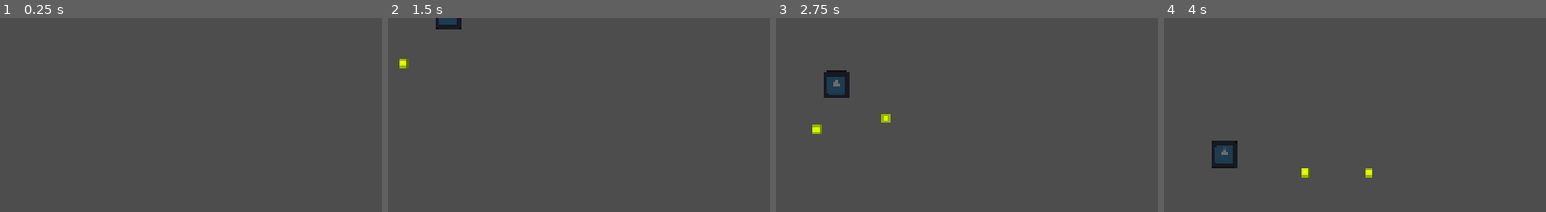
Above: before the commit, frames 1-4 (left to right).
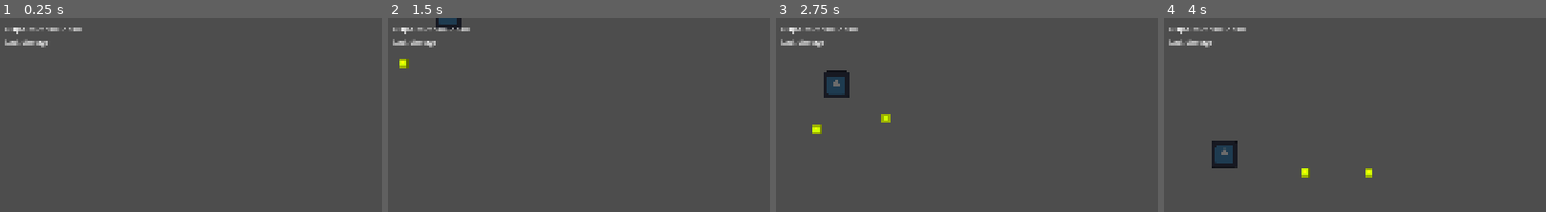
Above: after the commit, the same moments.

Repository: cyberpawwswo/povidlov_game
Game: Godot game, scene res://player/cocoon/Cocoon_defence.tscn
Same seed, same stepped clock (60 frames per second), same inputs: the game is played once before the commit and once after it. The project has no main scene, so this scene is started directly. The engine's default icon, where the game draws it, is replaced by a stand-in: a white triangle on a blue panel in a dark square.
Inputs (mouse positions are % of the whole screen's width and height, from its top left):
- Up to frame 1 (0.25 s): no input
- Up to frame 2 (1.5 s): tap Enter (ui_accept) at 0.5, 0.77, 1.25 s; move the mouse to (72, 50) at 0.52 s; hold Right (ui_right) from 0.53 s (still down); click (72, 50) at 0.6 s; move the mouse to (30, 61) at 1.27 s; click (30, 61) at 1.35 s
- Up to frame 3 (2.75 s): tap Enter (ui_accept) at 1.52 s; move the mouse to (60, 31) at 2.02 s; release Right (ui_right) at 2.03 s; hold Left (ui_left) from 2.03 s (still down); click (60, 31) at 2.1 s
- Up to frame 4 (4 s): move the mouse to (45, 77) at 2.77 s; release Left (ui_left) at 2.78 s; hold Right (ui_right) from 2.78 s (still down); click (45, 77) at 2.85 s; tap Enter (ui_accept) at 3.02, 3.77 s; move the mouse to (80, 72) at 3.52 s; click (80, 72) at 3.6 s
The pictures show only the part of the screen within x 0-50%, y 0-50%; the shares and areas given below are measured in that part.

The runs differ from the first frame. In frame 1, 0.6% of the frame differs, in the area x 1-22%, y 4-16%; in frame 2, 0.6%; in frame 3, 0.6%; in frame 4, 0.6%.

Commit message:
add damage

Diff:
--- a/player/cocoon/Bee.gd
+++ b/player/cocoon/Bee.gd
@@ -4,10 +4,17 @@
 @export var impulse_decay := 1200.0
 @export var max_impulse := 1600.0
 @export var despawn_margin := 120.0
+@export var attack_range := 44.0
+@export var attack_damage := 5
+@export var first_attack_delay := 0.2
+@export var attack_interval := 0.8
 
 var target: Node2D
 var impulse: Vector2 = Vector2.ZERO
 var _despawn_when_offscreen := false
+
+var _attack_cd := 0.0
+var _attack_first_pending := true
 
 
 func _ready() -> void:
@@ -25,13 +32,25 @@
 		impulse = impulse.normalized() * max_impulse
 
 	var base_velocity := Vector2.ZERO
+	var can_attack := false
 	if target != null:
 		var to_t := target.global_position - global_position
-		if to_t.length() > 0.001:
+		var dist := to_t.length()
+		can_attack = dist <= attack_range
+		if dist > 0.001:
 			base_velocity = to_t.normalized() * speed
 
 	velocity = base_velocity + impulse
 	move_and_slide()
+
+	if target != null:
+		if can_attack:
+			if _attack_first_pending and _attack_cd <= 0.000001:
+				_attack_cd = first_attack_delay
+				_attack_first_pending = false
+			_tick_attack(delta)
+		else:
+			_reset_attack_schedule()
 
 	if _despawn_when_offscreen:
 		var r := get_viewport().get_visible_rect()
@@ -39,3 +58,22 @@
 		if not r.has_point(global_position):
 			print("Bee despawned (offscreen): ", name, " at ", global_position)
 			queue_free()
+
+
+func _reset_attack_schedule() -> void:
+	_attack_first_pending = true
+	_attack_cd = 0.0
+
+
+func _tick_attack(delta: float) -> void:
+	if target == null:
+		return
+	if not target.has_method("take_damage"):
+		return
+
+	_attack_cd -= delta
+	if _attack_cd > 0.0:
+		return
+
+	target.call("take_damage", attack_damage)
+	_attack_cd = attack_interval
--- /dev/null
+++ b/player/cocoon/PupaHUD.tscn
@@ -0,0 +1,31 @@
+[gd_scene format=3 uid="uid://cvxqpfdyqmkhs"]
+
+[ext_resource type="Script" path="res://player/cocoon/pupa_hud.gd" id="1_hud"]
+
+[node name="PupaHUD" type="CanvasLayer"]
+layer = 50
+script = ExtResource("1_hud")
+
+[node name="Root" type="MarginContainer" parent="."]
+anchors_preset = 1
+anchor_left = 0.0
+anchor_top = 0.0
+anchor_right = 0.0
+anchor_bottom = 0.0
+offset_left = 12.0
+offset_top = 12.0
+offset_right = 420.0
+offset_bottom = 90.0
+
+[node name="VBox" type="VBoxContainer" parent="Root"]
+layout_mode = 2
+
+[node name="HP" type="Label" parent="Root/VBox"]
+layout_mode = 2
+theme_override_font_sizes/font_size = 22
+text = "Pupa HP: -- / --"
+
+[node name="Damage" type="Label" parent="Root/VBox"]
+layout_mode = 2
+theme_override_font_sizes/font_size = 18
+text = "Last damage: --"
--- a/player/cocoon/Spider.gd
+++ b/player/cocoon/Spider.gd
@@ -8,6 +8,9 @@
 @export var attack_speed := 220.0
 @export var attack_distance := 34.0
 @export var direct_attack_x_tolerance := 18.0
+@export var attack_damage := 10
+@export var first_attack_delay := 0.1
+@export var attack_interval := 0.5
 
 var state: State = State.DESCENDING
 
@@ -17,6 +20,9 @@
 
 var _web_cut := false
 var _web_line: Line2D
+
+var _attack_cd := 0.0
+var _attack_first_pending := true
 
 
 func _ready() -> void:
@@ -33,9 +39,7 @@
 
 
 func _physics_process(delta: float) -> void:
-	if target != null and state == State.DESCENDING and not _web_cut:
-		if abs(global_position.x - target.global_position.x) <= direct_attack_x_tolerance:
-			state = State.ATTACKING
+	var prev_state := state
 
 	match state:
 		State.DESCENDING:
@@ -63,12 +67,21 @@
 			if target == null:
 				state = State.WALKING
 				return
+
 			var to_t := target.global_position - global_position
-			if to_t.length() <= attack_distance:
-				velocity = Vector2.ZERO
-			else:
+			var in_range := _is_in_attack_range(to_t)
+			if not in_range:
+				_reset_attack_schedule()
 				velocity = to_t.normalized() * attack_speed
 				global_position += velocity * delta
+			else:
+				_tick_attack(delta)
+				# keep pressing into range while descending from above
+				if global_position.y > target.global_position.y:
+					velocity = Vector2(0.0, -absf(attack_speed))
+					global_position += velocity * delta
+				else:
+					velocity = Vector2.ZERO
 
 		State.FALLING:
 			if not _web_cut:
@@ -77,11 +90,48 @@
 			velocity.y += gravity * delta
 			global_position += velocity * delta
 
+	if prev_state != state and state == State.ATTACKING:
+		_arm_first_attack()
+
 
 func cut_web() -> void:
 	if state == State.FALLING:
 		return
 	state = State.FALLING
+
+
+func _is_in_attack_range(to_target: Vector2) -> bool:
+	if target == null:
+		return false
+	if abs(global_position.y - platform_top_y) > 0.5:
+		return to_target.length() <= attack_distance
+	return absf(to_target.x) <= attack_distance
+
+
+func _arm_first_attack() -> void:
+	_attack_first_pending = true
+	_attack_cd = first_attack_delay
+
+
+func _reset_attack_schedule() -> void:
+	_attack_first_pending = true
+	_attack_cd = 0.0
+
+
+func _tick_attack(delta: float) -> void:
+	if target == null:
+		return
+	if not target.has_method("take_damage"):
+		return
+
+	_attack_cd -= delta
+	if _attack_cd > 0.0:
+		return
+
+	target.call("take_damage", attack_damage)
+	if _attack_first_pending:
+		_attack_first_pending = false
+	_attack_cd = attack_interval
 
 
 func _update_web_line() -> void:
--- a/player/cocoon/cocoon.gd
+++ b/player/cocoon/cocoon.gd
@@ -4,6 +4,7 @@
 @export var bee_scene: PackedScene = preload("res://player/cocoon/bee.tscn")
 @export var pshik_scene: PackedScene = preload("res://player/cocoon/Pshik.tscn")
 @export var scissors_scene: PackedScene = preload("res://player/cocoon/scissors.tscn")
+@export var pupa_hud_scene: PackedScene = preload("res://player/cocoon/PupaHUD.tscn")
 
 @export var spider_spawn_y := -50.0
 @export var bee_spawn_margin := 60.0
@@ -13,8 +14,8 @@
 @export var min_spawn_interval := 0.25
 @export var difficulty_ramp := 0.02 # seconds/second
 
-@export var spray_radius := 600.0
-@export var spray_strength := 1000.0
+@export var spray_radius := 650.0
+@export var spray_strength := 1050.0
 
 @onready var pupa: Node2D = $Pupa
 @onready var platform: Node2D = $Platform
@@ -41,6 +42,7 @@
 	_cut_prev_mouse = get_global_mouse_position()
 	_cut_has_prev = false
 	_setup_scissors()
+	_setup_hud()
 
 
 func _process(delta: float) -> void:
@@ -125,6 +127,13 @@
 	_scissors_sprite = _scissors.get_node_or_null("Scissors") as Sprite2D
 
 
+func _setup_hud() -> void:
+	if pupa_hud_scene == null:
+		return
+	var hud := pupa_hud_scene.instantiate()
+	add_child(hud)
+
+
 func _update_scissors() -> void:
 	if _scissors == null:
 		return
--- /dev/null
+++ b/player/cocoon/pupa.gd
@@ -0,0 +1,23 @@
+extends Node2D
+
+signal hp_changed(current: int, max_hp: int)
+signal damaged(amount: int, current: int, max_hp: int)
+
+@export var max_hp := 100
+
+var hp := 100
+
+
+func _ready() -> void:
+	hp = max_hp
+	hp_changed.emit(hp, max_hp)
+
+
+func take_damage(amount: int) -> void:
+	if amount <= 0:
+		return
+	hp -= amount
+	if hp < 0:
+		hp = 0
+	damaged.emit(amount, hp, max_hp)
+	hp_changed.emit(hp, max_hp)
--- a/player/cocoon/pupa.tscn
+++ b/player/cocoon/pupa.tscn
@@ -1,12 +1,14 @@
 [gd_scene format=3 uid="uid://blqbn0vmqc1kt"]
 
 [ext_resource type="Texture2D" uid="uid://bx40bofn7yy27" path="res://icon.svg" id="1_6agdk"]
+[ext_resource type="Script" path="res://player/cocoon/pupa.gd" id="2_pupa_script"]
 
 [sub_resource type="CapsuleShape2D" id="CapsuleShape2D_g6jpx"]
 radius = 31.0
 height = 108.0
 
 [node name="Pupa" type="Node2D" unique_id=2096588259]
+script = ExtResource("2_pupa_script")
 
 [node name="Icon" type="Sprite2D" parent="." unique_id=1685953005]
 modulate = Color(0.44313726, 1, 0.43529412, 1)
--- /dev/null
+++ b/player/cocoon/pupa_hud.gd
@@ -0,0 +1,27 @@
+extends CanvasLayer
+
+@onready var hp_label: Label = $Root/VBox/HP
+@onready var dmg_label: Label = $Root/VBox/Damage
+
+@export var pupa_path: NodePath = ^"../Pupa"
+
+
+func _ready() -> void:
+	var pupa := get_node_or_null(pupa_path) as Node
+	if pupa == null:
+		return
+	if pupa.has_signal("hp_changed"):
+		pupa.hp_changed.connect(_on_hp_changed)
+	if pupa.has_signal("damaged"):
+		pupa.damaged.connect(_on_damaged)
+	# initial read (in case _ready on Pupa already ran)
+	if pupa.get("max_hp") != null and pupa.get("hp") != null:
+		_on_hp_changed(pupa.get("hp"), pupa.get("max_hp"))
+
+
+func _on_hp_changed(current: int, maxhp: int) -> void:
+	hp_label.text = "Pupa HP: %d / %d" % [current, maxhp]
+
+
+func _on_damaged(amount: int, _current: int, _maxhp: int) -> void:
+	dmg_label.text = "Last damage: %d" % [amount]
Not shown, added: player/cocoon/pupa.gd.uid
Not shown, added: player/cocoon/pupa_hud.gd.uid
